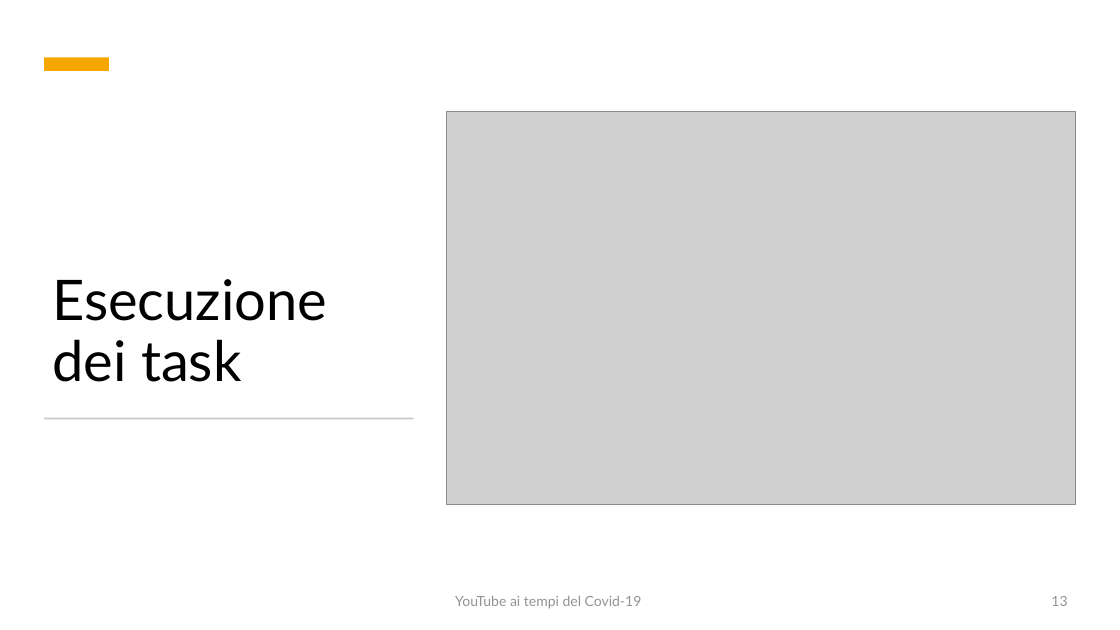
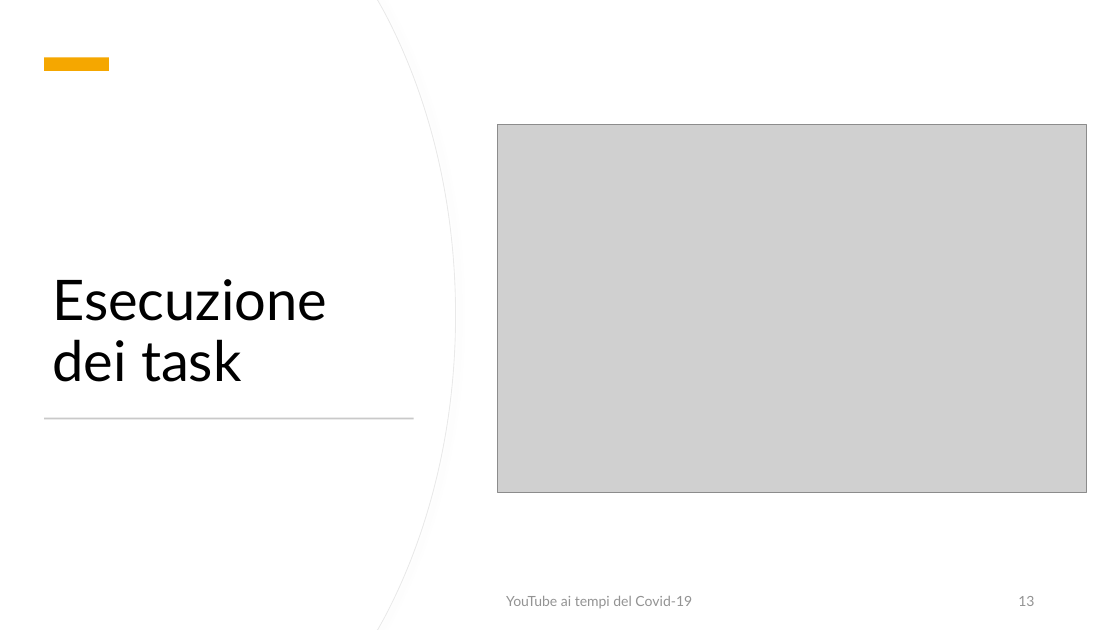
Before and after one commit to fedelux3/Youtube_trending_analysis, a slide deck: slide 13 of presentazione/presentazione.pptx. Drawn at 1120x630 pixels with LibreOffice and Linux fonts; fonts in the diff are those of the drawing; grey boxes stand for pictures. Boxes give left, top, right and bottom in pixels: in the first picture for what was removed or moved away, otherwise in the second. Text is boxed around its words. In the diff, an @@ line names an element or a change of style, - is before the commit and + after.

```diff
--- a/presentazione/presentazione.pptx
+++ b/presentazione/presentazione.pptx
@@ freeform shape added at box(0, 0, 455, 630), fill #FFFFFF, outline #E9E9E9 0.75 pt @@
@@ freeform shape added at box(0, 0, 455, 630), fill #FFFFFF @@
@@ picture: place and size @@
-picture at box(447, 112, 1076, 505)
+picture at box(497, 124, 1086, 492)
@@ text "YouTube ai tempi del Covid-19": place and size @@
-text "YouTube ai tempi del Covid-19" at box(455, 596, 642, 609)
+text "YouTube ai tempi del Covid-19" at box(506, 596, 692, 608)
@@ page number: place and size @@
-page number at box(1051, 596, 1067, 606)
+page number at box(1018, 596, 1034, 606)
```
Also in this commit, not shown: 1 slide added, 1 other file.
